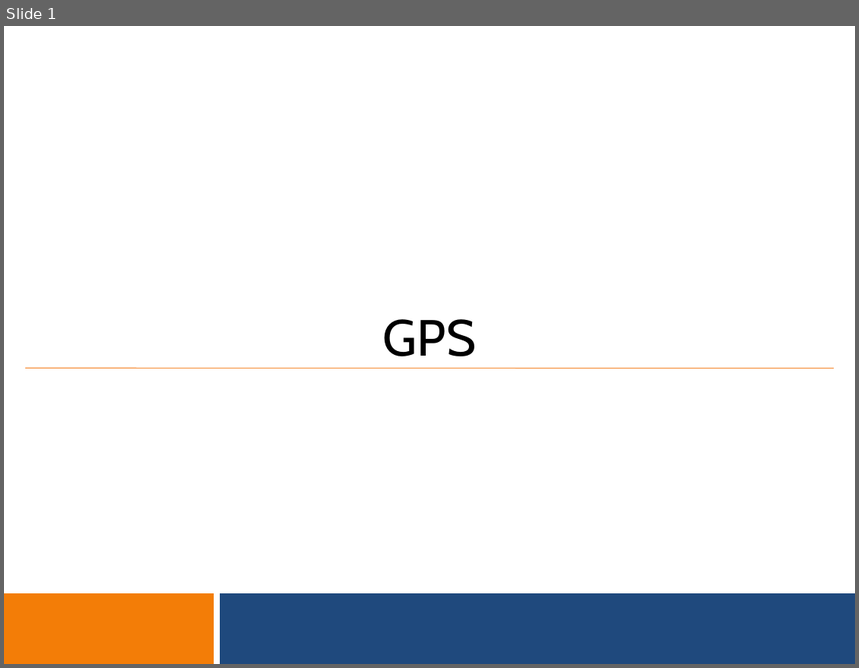
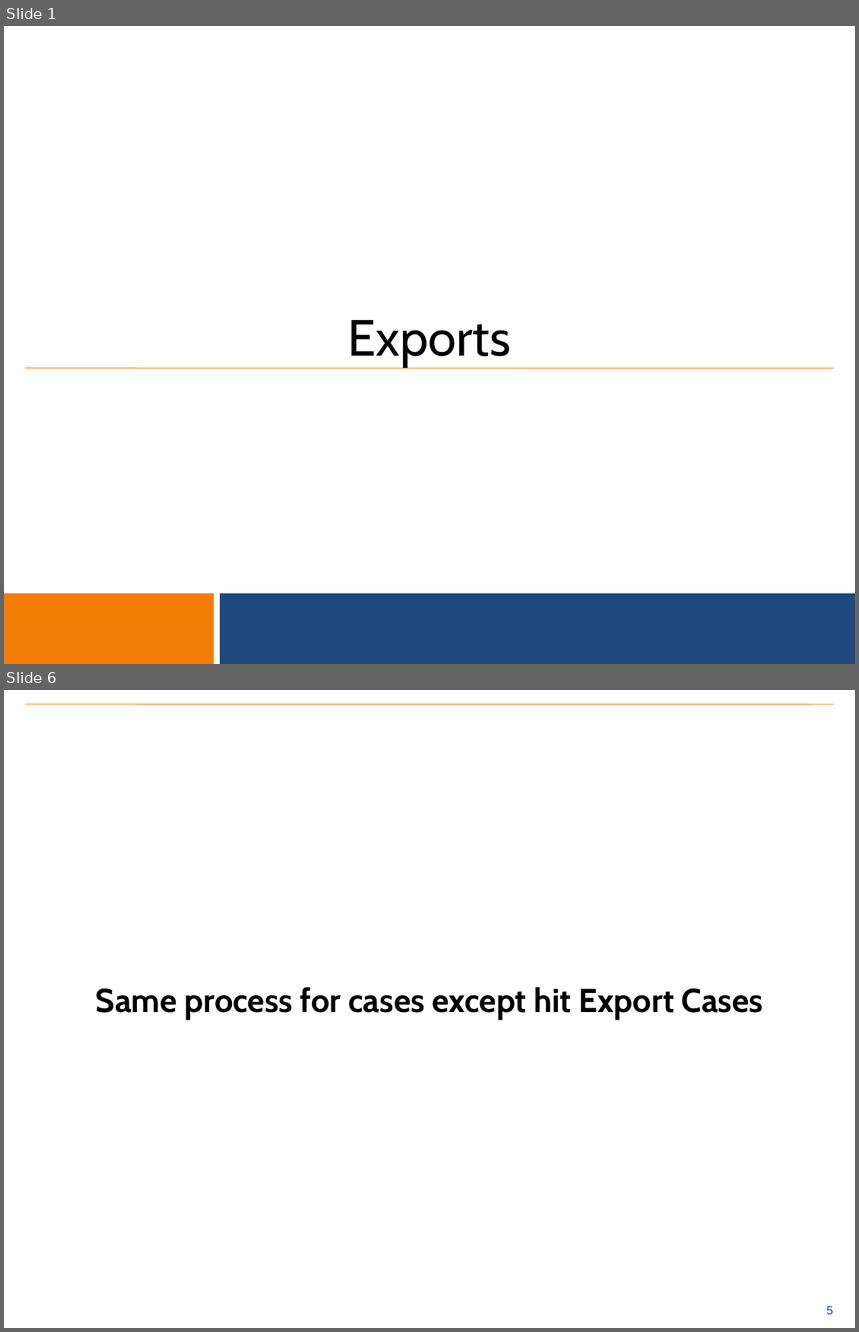
Before and after one commit to benrudolph/exi-training, a slide deck: Exports/exports.pptx. Shown one above the other, each under a label of ours: slide 1 before the commit, slides 1 and 6 after it; the slides between them are not shown. The pictures are 859x668 and 859x1332 pixels, drawn with LibreOffice and Linux fonts; fonts in the diff are those of the drawing; background and template pictures are left out. Boxes give left, top, right and bottom in pixels: in the first picture for what was removed or moved away, otherwise in the second. Text is boxed around its words. In the diff, an @@ line names an element or a change of style, - is before the commit and + after.

```diff
--- a/Exports/exports.pptx
+++ b/Exports/exports.pptx
@@ slide 6 added at bbox=[4, 690, 855, 1328], background #FFFFFF; not listed: 1 template element that a slide beside it also shows @@
@@ line added from (25, 704) to (834, 704), #F79646 0.75 pt @@
@@ title added at bbox=[96, 987, 763, 1021], 28 pt, text #000000, bold @@
+Same process for cases except hit Export Cases
@@ slide 1 changed as well @@
@@ subtitle at bbox=[348, 320, 511, 367]: text changed @@
-GPS
+Exports
```
Also in this commit, not shown: 1 other slide changed, 3 other slides added, 4 slides removed, 1 other file.
